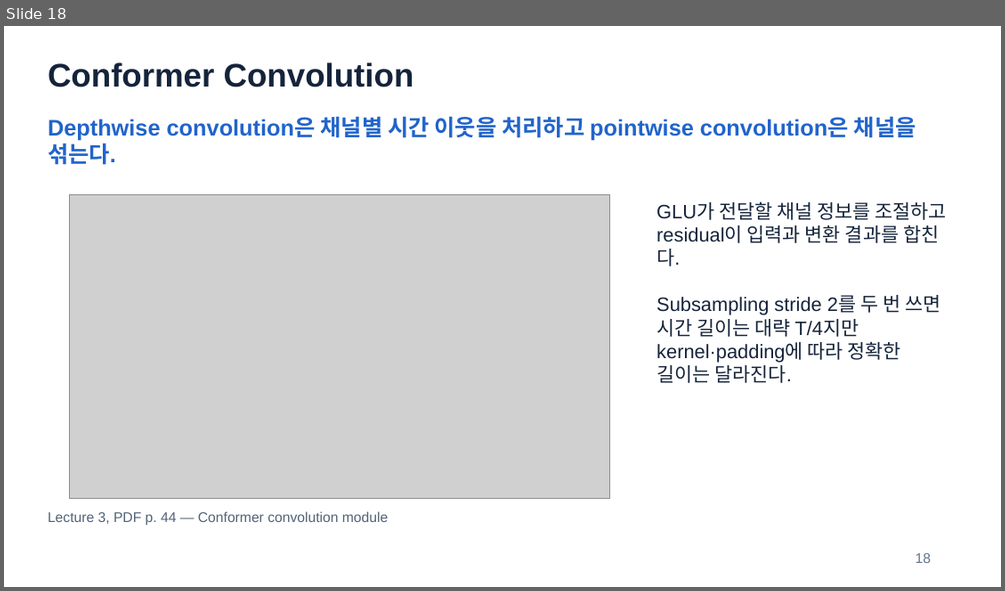
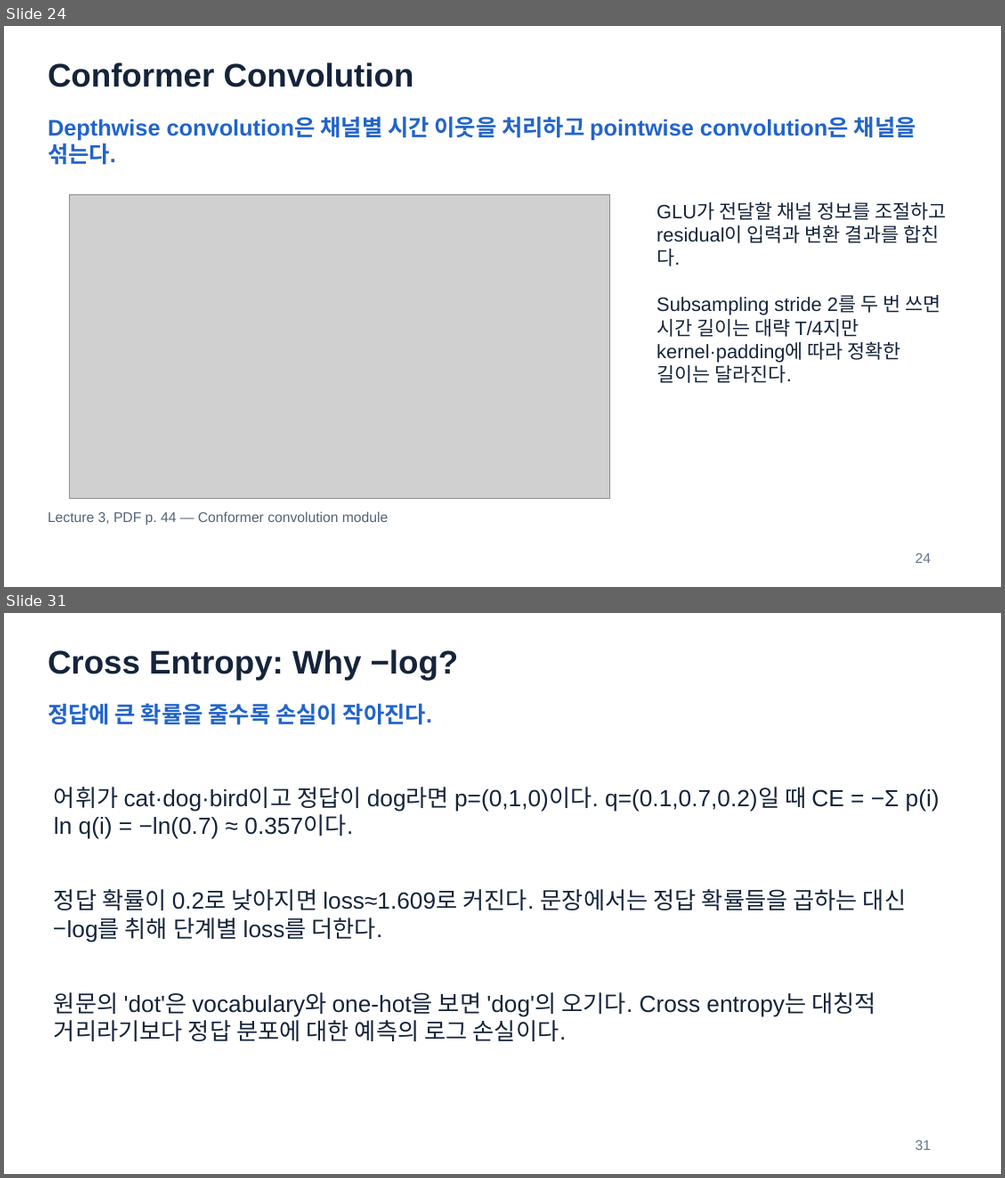
Before and after one commit to HyeonWooNa0861/HyeonWooNa0861.github.io, a slide deck: assets/presentations/study/speech-and-audio-recognition/sar-midterm-review-slides.pptx. Shown one above the other, each under a label of ours: slide 18 before the commit, slides 24 and 31 after it; the slides between them are not shown. The pictures are 1005x591 and 1005x1178 pixels, drawn with LibreOffice and Linux fonts; fonts in the diff are those of the drawing; grey boxes stand for pictures. Boxes give left, top, right and bottom in pixels: in the first picture for what was removed or moved away, otherwise in the second. Text is boxed around its words. In the diff, an @@ line names an element or a change of style, - is before the commit and + after.

```diff
--- a/assets/presentations/study/speech-and-audio-recognition/sar-midterm-review-slides.pptx
+++ b/assets/presentations/study/speech-and-audio-recognition/sar-midterm-review-slides.pptx
@@ slide 31 added at bbox=[4, 613, 1001, 1174], background #FFFFFF @@
@@ text added at bbox=[48, 649, 459, 680], 31.5 pt, text #15243B, bold @@
+Cross Entropy: Why −log?
@@ text added at bbox=[48, 703, 432, 725], 21.8 pt, text #2164CB, bold @@
+정답에 큰 확률을 줄수록 손실이 작아진다.
@@ text added at bbox=[54, 787, 939, 839], 22.5 pt, text #15243B @@
+어휘가 cat·dog·bird이고 정답이 dog라면 p=(0,1,0)이다. q=(0.1,0.7,0.2)일 때 CE = −Σ p(i) ln q(i) = −ln(0.7) ≈ 0.357이다.
@@ text added at bbox=[54, 889, 906, 942], 22.5 pt, text #15243B @@
+정답 확률이 0.2로 낮아지면 loss≈1.609로 커진다. 문장에서는 정답 확률들을 곱하는 대신 −log를 취해 단계별 loss를 더한다.
@@ text added at bbox=[54, 992, 877, 1041], 22.5 pt, text #15243B @@
+원문의 'dot'은 vocabulary와 one-hot을 보면 'dog'의 오기다. Cross entropy는 대칭적 거리라기보다 정답 분포에 대한 예측의 로그 손실이다.
@@ text added at bbox=[915, 1140, 930, 1150], 13.5 pt, text #62748C @@
+31
@@ what was slide 18 is now slide 24 @@
@@ slide 24 changed as well @@
@@ text at bbox=[915, 553, 930, 563]: text changed @@
-18
+24
```
Also in this commit, not shown: 9 other slides changed, 36 other slides added, 2 other files.
